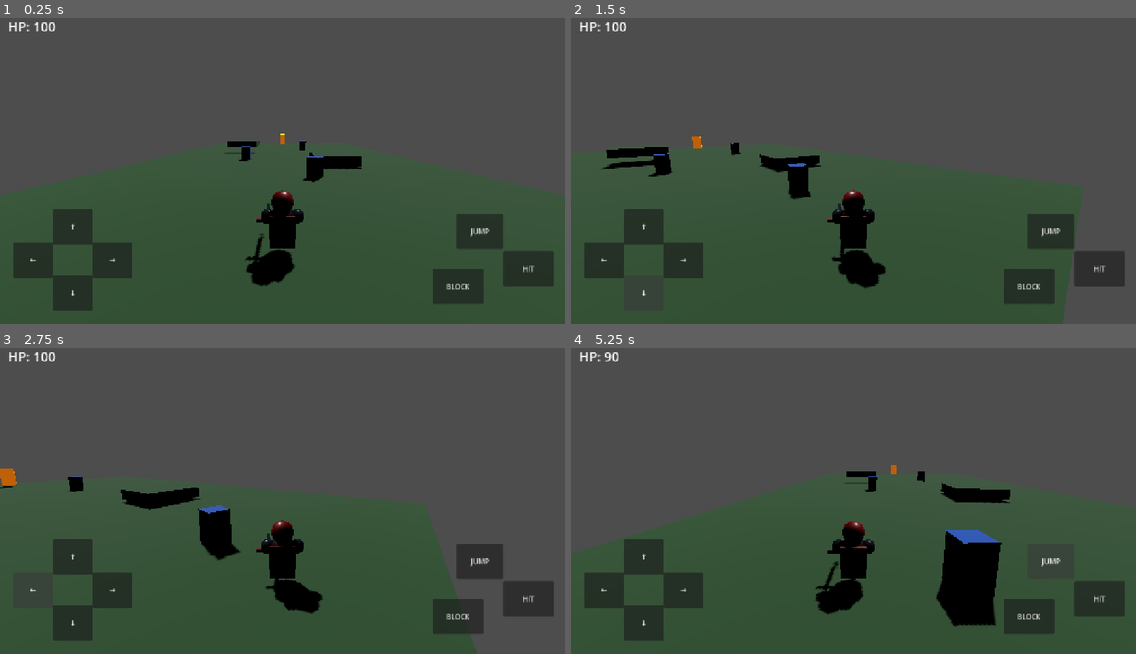
Above: before the commit, frames 1-4 (two rows, left to right).
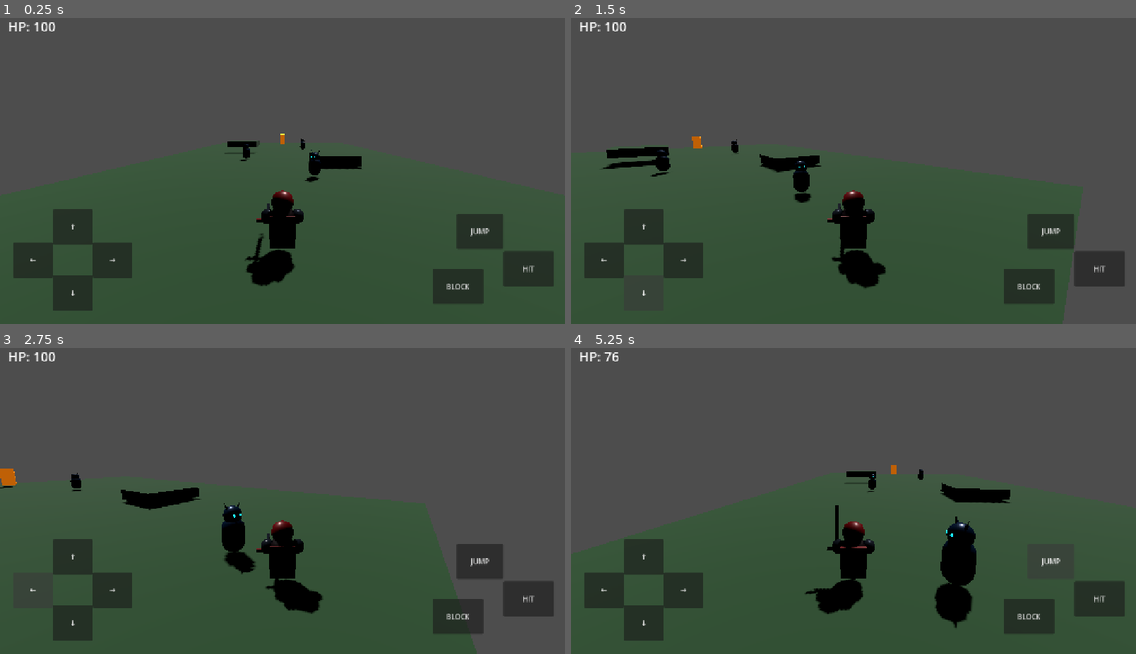
Above: after the commit, the same moments.

Repository: fuloplevente1998/reverse-supermario
Game: Godot game, scene res://scenes/main.tscn
Two runs of this game, one before a commit and one after it. Both use one fixed random seed, a clock stepped at 60 frames per second and the inputs below.
Inputs:
- Up to frame 1 (0.25 s): no input
- Up to frame 2 (1.5 s): click "↑" at 0.5 s; click "↓" at 1.25 s
- Up to frame 3 (2.75 s): click "←" at 2 s
- Up to frame 4 (5.25 s): click "→" at 2.75 s; click "JUMP" at 3.5 s; hold D (move_right) 4.28-5.03 s; tap J (attack) at 4.35, 5.1 s; tap Space (jump) at 4.52 s; hold S (move_back) from 5.03 s (still down)

The runs differ from the first frame. In frame 1, 0.2% of the frame differs, in the area x 42-58%, y 39-54%; in frame 2, 0.3%; in frame 3, 1.3%; in frame 4, 2.1%, in the area x 5-77%, y 1-92%.
Error before the commit: Invalid call to function 'take_damage' in base 'CharacterBody3D (enemy.gd)'. Expected 1 argument(s). (res://scripts/player.gd:80)

Commit message:
Upgrade enemy visuals and hit reactions

Diff:
--- a/scripts/enemy.gd
+++ b/scripts/enemy.gd
@@ -1,20 +1,25 @@
 extends CharacterBody3D
 
-@export var move_speed := 2.8
-@export var max_hp := 50
-@export var damage := 10
-@export var attack_range := 1.6
-@export var attack_cooldown := 1.0
-@export var aggro_range := 18.0
+signal defeated
 
-var hp := 50
+@export var move_speed := 3.4
+@export var max_hp := 60
+@export var damage := 12
+@export var attack_range := 1.7
+@export var attack_cooldown := 0.9
+@export var aggro_range := 22.0
+
+var hp := 60
 var attack_ready := true
 var player: CharacterBody3D
+var visual_root: Node3D
+var body_mesh: MeshInstance3D
 
 func _ready() -> void:
     hp = max_hp
     add_to_group("enemies")
     player = get_tree().get_first_node_in_group("player") as CharacterBody3D
+    _build_visual()
 
 func _physics_process(delta: float) -> void:
     if player == null or not is_instance_valid(player):
@@ -34,8 +39,8 @@
         velocity.z = dir.z * move_speed
         rotation.y = lerp_angle(rotation.y, atan2(dir.x, dir.z), min(1.0, delta * 8.0))
     else:
-        velocity.x = move_toward(velocity.x, 0.0, move_speed * 5.0 * delta)
-        velocity.z = move_toward(velocity.z, 0.0, move_speed * 5.0 * delta)
+        velocity.x = move_toward(velocity.x, 0.0, move_speed * 6.0 * delta)
+        velocity.z = move_toward(velocity.z, 0.0, move_speed * 6.0 * delta)
 
     if distance <= attack_range:
         _try_attack()
@@ -46,12 +51,98 @@
     if not attack_ready or player == null:
         return
     attack_ready = false
+    _lunge()
     if player.has_method("take_damage"):
         player.take_damage(damage)
     await get_tree().create_timer(attack_cooldown).timeout
     attack_ready = true
 
-func take_damage(amount: int) -> void:
+func take_damage(amount: int, source_position := Vector3.ZERO) -> void:
     hp = max(0, hp - amount)
+    _hit_reaction(source_position)
     if hp <= 0:
+        defeated.emit()
+        await get_tree().create_timer(0.16).timeout
         queue_free()
+
+func _build_visual() -> void:
+    var old_mesh := get_node_or_null("Mesh") as MeshInstance3D
+    if old_mesh:
+        old_mesh.visible = false
+
+    visual_root = Node3D.new()
+    add_child(visual_root)
+
+    var armor := StandardMaterial3D.new()
+    armor.albedo_color = Color(0.08, 0.18, 0.32, 1)
+    armor.metallic = 0.55
+    armor.roughness = 0.28
+
+    var glow := StandardMaterial3D.new()
+    glow.albedo_color = Color(0.12, 0.72, 1.0, 1)
+    glow.emission_enabled = true
+    glow.emission = Color(0.03, 0.38, 0.9, 1)
+    glow.emission_energy_multiplier = 2.4
+
+    body_mesh = MeshInstance3D.new()
+    var torso := CapsuleMesh.new()
+    torso.radius = 0.5
+    torso.height = 1.55
+    body_mesh.mesh = torso
+    body_mesh.material_override = armor
+    body_mesh.position.y = 0.04
+    visual_root.add_child(body_mesh)
+
+    var helm := MeshInstance3D.new()
+    var helm_mesh := SphereMesh.new()
+    helm_mesh.radius = 0.4
+    helm_mesh.height = 0.8
+    helm.mesh = helm_mesh
+    helm.material_override = armor
+    helm.position.y = 0.92
+    visual_root.add_child(helm)
+
+    for side in [-1.0, 1.0]:
+        var eye := MeshInstance3D.new()
+        var eye_mesh := SphereMesh.new()
+        eye_mesh.radius = 0.065
+        eye_mesh.height = 0.13
+        eye.mesh = eye_mesh
+        eye.material_override = glow
+        eye.position = Vector3(0.14 * side, 0.97, 0.34)
+        visual_root.add_child(eye)
+
+        var horn := MeshInstance3D.new()
+        var horn_mesh := CylinderMesh.new()
+        horn_mesh.top_radius = 0.0
+        horn_mesh.bottom_radius = 0.085
+        horn_mesh.height = 0.55
+        horn.mesh = horn_mesh
+        horn.material_override = armor
+        horn.position = Vector3(0.28 * side, 1.27, 0)
+        horn.rotation_degrees.z = -24.0 * side
+        visual_root.add_child(horn)
+
+func _hit_reaction(source_position: Vector3) -> void:
+    if body_mesh:
+        var mat := body_mesh.material_override as StandardMaterial3D
+        if mat:
+            var original := mat.albedo_color
+            mat.albedo_color = Color(1.0, 0.18, 0.1, 1)
+            var tween := create_tween()
+            tween.tween_property(visual_root, "scale", Vector3(1.15, 0.82, 1.15), 0.06)
+            tween.tween_property(visual_root, "scale", Vector3.ONE, 0.11)
+            await get_tree().create_timer(0.09).timeout
+            if is_instance_valid(mat):
+                mat.albedo_color = original
+    var knock := global_position - source_position
+    knock.y = 0
+    if knock.length() > 0.01:
+        velocity += knock.normalized() * 4.0
+
+func _lunge() -> void:
+    if visual_root == null:
+        return
+    var tween := create_tween()
+    tween.tween_property(visual_root, "scale", Vector3(0.9, 0.9, 1.18), 0.08)
+    tween.tween_property(visual_root, "scale", Vector3.ONE, 0.12)
